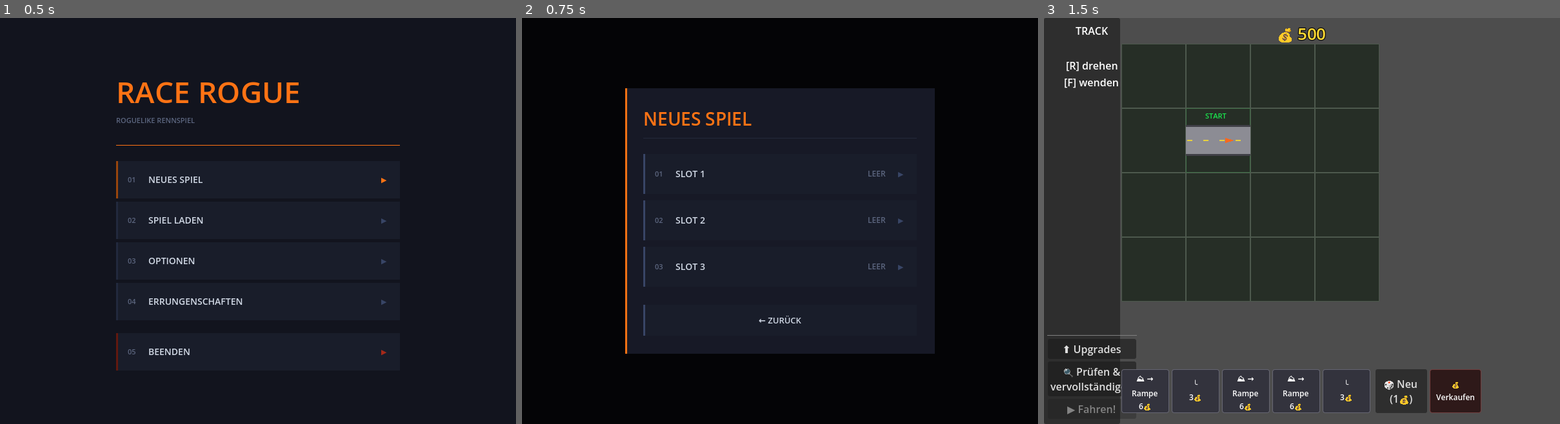
Above: before the commit, frames 1-3 (left to right).
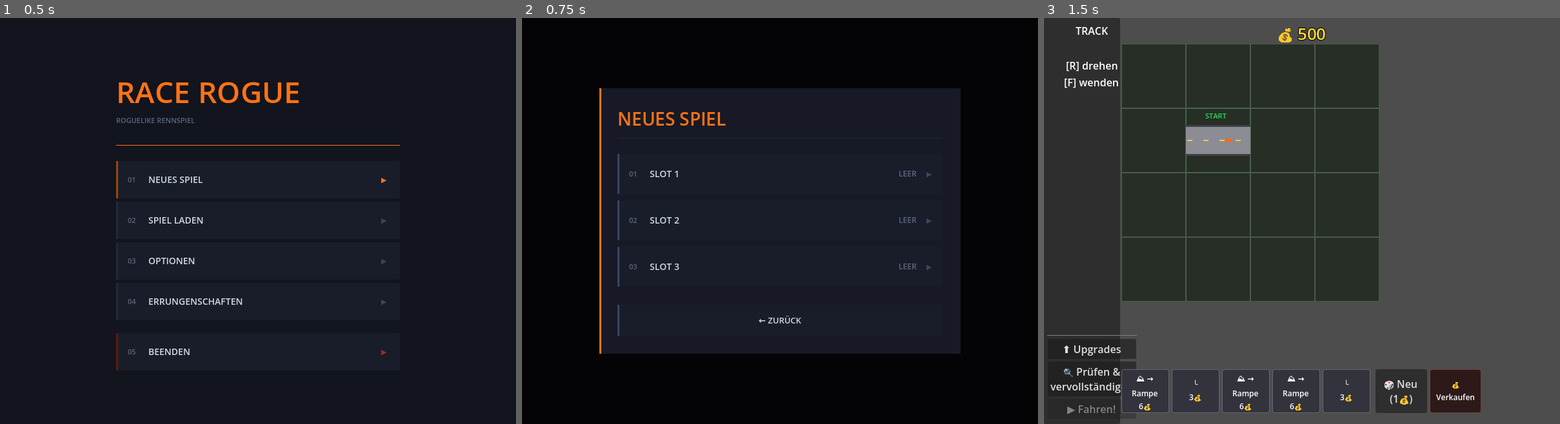
Above: after the commit, the same moments.

Repository: CivoAA/race-game
Game: Godot game, scene res://scenes/MainMenu.tscn
The game is run twice, just before and just after one commit, with the same random seed, the same clock (stepped at 60 frames per second) and the same inputs.
Inputs (mouse positions are in pixels of both pictures, inside the frame that each line leads up to):
- Up to frame 1 (0.5 s): no input
- Up to frame 2 (0.75 s): click (780, 180) at 0.52 s
- Up to frame 3 (1.5 s): click (1302, 172) at 1.27 s

Frame 1 is identical in both runs. In frame 2, 7.8% of the frame differs, in the area x 15-85%, y 17-83%; in frame 3, nothing differs.

Commit message:
fixed ui bugs

Diff:
--- a/scripts/Economy.gd
+++ b/scripts/Economy.gd
@@ -81,6 +81,7 @@
 var upgrade_levels: Dictionary = {}
 var track:          Array      = []   # gespeicherte Strecke (Grid-State ohne Dreck-Tiles)
 var _current_slot:  int        = 0
+var _slot_name:     String     = ""
 
 
 func _ready() -> void:
@@ -111,6 +112,7 @@
 	return {
 		"currency":  int(data.get("currency", 0)),
 		"timestamp": String(data.get("timestamp", "")),
+		"name":      String(data.get("name", "")),
 	}
 
 
@@ -322,6 +324,7 @@
 		"upgrades":  upgrade_levels,
 		"track":     track,
 		"timestamp": Time.get_datetime_string_from_system(false, true),
+		"name":      _slot_name,
 	}))
 	f.close()
 
@@ -348,6 +351,7 @@
 	upgrade_levels = ups.duplicate() if typeof(ups) == TYPE_DICTIONARY else {}
 	var tr         = data.get("track", [])
 	track          = tr if typeof(tr) == TYPE_ARRAY else []
+	_slot_name     = String(data.get("name", ""))
 
 
 func reset_slot(slot: int) -> void:
@@ -355,7 +359,36 @@
 	_currency      = START_CURRENCY
 	upgrade_levels = {}
 	track          = []
+	_slot_name     = ""
 	save_game_to_slot(slot)
+
+
+func rename_slot(slot: int, new_name: String) -> void:
+	if not slot_exists(slot):
+		return
+	var f = FileAccess.open(get_save_path(slot), FileAccess.READ)
+	if f == null:
+		return
+	var data = str_to_var(f.get_as_text())
+	f.close()
+	if typeof(data) != TYPE_DICTIONARY:
+		return
+	data["name"] = new_name
+	var fw = FileAccess.open(get_save_path(slot), FileAccess.WRITE)
+	if fw == null:
+		return
+	fw.store_string(var_to_str(data))
+	fw.close()
+	if slot == _current_slot:
+		_slot_name = new_name
+
+
+func delete_slot(slot: int) -> void:
+	if not slot_exists(slot):
+		return
+	var dir := DirAccess.open("user://")
+	if dir:
+		dir.remove(get_save_path(slot).get_file())
 
 
 func reset() -> void:
--- a/scripts/MainMenu.gd
+++ b/scripts/MainMenu.gd
@@ -1,7 +1,7 @@
 extends Control
 
-const LANGUAGES     = [["Deutsch", "de"], ["English", "en"]]
-const WINDOW_MODES  = ["Fenster", "Rahmenlos", "Vollbild"]
+const LANGUAGES    = [["Deutsch", "de"], ["English", "en"]]
+const WINDOW_MODES = ["Fenster", "Rahmenlos", "Vollbild"]
 
 const C_BG        := Color(0.07, 0.08, 0.12)
 const C_SURFACE   := Color(0.10, 0.115, 0.165)
@@ -20,12 +20,19 @@
 var _achievements_panel: Control
 var _slot_panel:         Control
 var _confirm_modal:      Control
-
-var _slot_is_load     := false
-var _slot_title_lbl:  Label
-var _slot_btns:       Array[Button] = []
-var _slot_info_labels: Array[Label] = []
-var _confirm_slot:    int = 0
+var _rename_modal:       Control
+var _delete_modal:       Control
+
+var _slot_is_load      := false
+var _slot_title_lbl:   Label
+var _slot_btns:        Array[Button] = []
+var _slot_info_labels: Array[Label]  = []
+var _slot_name_labels: Array[Label]  = []
+var _slot_rename_btns: Array[Button] = []
+var _slot_delete_btns: Array[Button] = []
+var _confirm_slot:     int = 0
+var _action_slot:      int = 0
+var _rename_line_edit: LineEdit
 
 var _lang_option:    OptionButton
 var _master_slider:  HSlider
@@ -48,6 +55,8 @@
 	_achievements_panel = _build_achievements_panel()
 	_slot_panel         = _build_slot_panel()
 	_confirm_modal      = _build_confirm_modal()
+	_rename_modal       = _build_rename_modal()
+	_delete_modal       = _build_delete_modal()
 	_show_main()
 	_apply_settings()
 
@@ -96,8 +105,14 @@
 
 	_add_spacer(vbox, 14)
 
-	_add_menu_button(vbox, "01", "Neues Spiel",      C_ACCENT,    func(): _show_slot_panel(false))
-	_add_menu_button(vbox, "02", "Spiel laden",      C_ACCENT_MU, func(): _show_slot_panel(true))
+	var _any_save = Economy.slot_exists(0) or Economy.slot_exists(1) or Economy.slot_exists(2)
+	if _any_save:
+		_add_menu_button(vbox, "01", "Spiel laden",  C_ACCENT,    func(): _show_slot_panel(true))
+		_add_menu_button(vbox, "02", "Neues Spiel",  C_ACCENT_MU, func(): _show_slot_panel(false))
+	else:
+		_add_menu_button(vbox, "01", "Neues Spiel",  C_ACCENT,    func(): _show_slot_panel(false))
+		_add_menu_button(vbox, "02", "Spiel laden",  C_ACCENT_MU, func(): _show_slot_panel(true))
+
 	_add_menu_button(vbox, "03", "Optionen",         C_ACCENT_MU, _show_options)
 	_add_menu_button(vbox, "04", "Errungenschaften", C_ACCENT_MU, _show_achievements)
 	_add_spacer(vbox, 10)
@@ -172,7 +187,7 @@
 	overlay.add_child(center)
 
 	var panel := PanelContainer.new()
-	panel.custom_minimum_size = Vector2(480, 0)
+	panel.custom_minimum_size = Vector2(560, 0)
 	panel.add_theme_stylebox_override("panel", _panel_style())
 	center.add_child(panel)
 
@@ -192,10 +207,12 @@
 
 	_slot_btns.clear()
 	_slot_info_labels.clear()
+	_slot_name_labels.clear()
+	_slot_rename_btns.clear()
+	_slot_delete_btns.clear()
+
 	for i in 3:
-		var btn := _build_slot_button(i)
-		vbox.add_child(btn)
-		_slot_btns.append(btn)
+		vbox.add_child(_build_slot_row(i))
 
 	_add_spacer(vbox, 8)
 	_add_back_button(vbox, _show_main)
@@ -203,12 +220,16 @@
 	return overlay
 
 
-func _build_slot_button(slot: int) -> Button:
+func _build_slot_row(slot: int) -> HBoxContainer:
+	var row := HBoxContainer.new()
+	row.add_theme_constant_override("separation", 4)
+
+	# ── Haupt-Button ──
 	var btn := Button.new()
-	btn.custom_minimum_size = Vector2(424, 62)
+	btn.size_flags_horizontal = Control.SIZE_EXPAND_FILL
+	btn.custom_minimum_size = Vector2(0, 62)
 	btn.focus_mode = Control.FOCUS_NONE
 	btn.mouse_default_cursor_shape = Control.CURSOR_POINTING_HAND
-
 	btn.add_theme_stylebox_override("normal",   _btn_style(C_SURFACE,                 C_ACCENT_MU))
 	btn.add_theme_stylebox_override("hover",    _btn_style(C_SURFACE.lightened(0.05), C_ACCENT))
 	btn.add_theme_stylebox_override("pressed",  _btn_style(C_SURFACE2,                C_ACCENT))
@@ -243,11 +264,11 @@
 	name_lbl.add_theme_color_override("font_color", C_TEXT)
 	name_lbl.mouse_filter = Control.MOUSE_FILTER_IGNORE
 	hbox.add_child(name_lbl)
+	_slot_name_labels.append(name_lbl)
 
 	var info_lbl := Label.new()
 	info_lbl.text = "LEER"
-	info_lbl.name = "InfoLabel"
-	info_lbl.custom_minimum_size = Vector2(130, 0)
+	info_lbl.custom_minimum_size = Vector2(120, 0)
 	info_lbl.horizontal_alignment = HORIZONTAL_ALIGNMENT_RIGHT
 	info_lbl.vertical_alignment = VERTICAL_ALIGNMENT_CENTER
 	info_lbl.add_theme_font_size_override("font_size", 12)
@@ -258,7 +279,7 @@
 
 	var arrow := Label.new()
 	arrow.text = "▶"
-	arrow.custom_minimum_size = Vector2(48, 0)
+	arrow.custom_minimum_size = Vector2(40, 0)
 	arrow.horizontal_alignment = HORIZONTAL_ALIGNMENT_CENTER
 	arrow.vertical_alignment = VERTICAL_ALIGNMENT_CENTER
 	arrow.add_theme_font_size_override("font_size", 11)
@@ -267,6 +288,36 @@
 	hbox.add_child(arrow)
 
 	btn.pressed.connect(func(): _on_slot_selected(slot))
+	row.add_child(btn)
+	_slot_btns.append(btn)
+
+	# ── Umbenennen-Button ──
+	var ren_btn := _build_action_btn("✎", C_ACCENT_MU)
+	ren_btn.pressed.connect(func(): _show_rename_modal(slot))
+	row.add_child(ren_btn)
+	_slot_rename_btns.append(ren_btn)
+
+	# ── Löschen-Button ──
+	var del_btn := _build_action_btn("✕", C_ACCENT_RD)
+	del_btn.pressed.connect(func(): _show_delete_modal(slot))
+	row.add_child(del_btn)
+	_slot_delete_btns.append(del_btn)
+
+	return row
+
+
+func _build_action_btn(icon: String, accent: Color) -> Button:
+	var btn := Button.new()
+	btn.text = icon
+	btn.custom_minimum_size = Vector2(54, 62)
+	btn.focus_mode = Control.FOCUS_NONE
+	btn.mouse_default_cursor_shape = Control.CURSOR_POINTING_HAND
+	btn.add_theme_stylebox_override("normal",  _btn_style(C_SURFACE,                 accent.darkened(0.4)))
+	btn.add_theme_stylebox_override("hover",   _btn_style(C_SURFACE.lightened(0.05), accent))
+	btn.add_theme_stylebox_override("pressed", _btn_style(C_SURFACE2,                accent))
+	btn.add_theme_stylebox_override("focus",   _btn_style(C_SURFACE,                 accent.darkened(0.4)))
+	btn.add_theme_color_override("font_color", C_TEXT)
+	btn.add_theme_font_size_override("font_size", 18)
 	return btn
 
 
@@ -274,26 +325,33 @@
 	_slot_is_load = is_load
 	_hide_all()
 	_slot_panel.visible = true
-
-	if is_load:
-		_slot_title_lbl.text = "SPIEL LADEN"
-	else:
-		_slot_title_lbl.text = "NEUES SPIEL"
-
+	_slot_title_lbl.text = "SPIEL LADEN" if is_load else "NEUES SPIEL"
+	_refresh_slot_rows()
+
+
+func _refresh_slot_rows() -> void:
 	for i in 3:
 		var info = Economy.get_slot_info(i)
-		if info.is_empty():
-			_slot_info_labels[i].text = "LEER"
-			_slot_info_labels[i].add_theme_color_override("font_color", C_TEXT_DIM)
-			_slot_btns[i].disabled = is_load
-		else:
+		var has_data = not info.is_empty()
+
+		if has_data:
+			var custom_name = String(info.get("name", ""))
+			_slot_name_labels[i].text = custom_name.to_upper() if custom_name != "" else "SLOT %d" % (i + 1)
+
 			var ts   = String(info.get("timestamp", ""))
 			var date = ts.substr(0, 10) if ts.length() >= 10 else ts
 			var time = ts.substr(11, 5) if ts.length() >= 16 else ""
 			var disp = "%s %s" % [date, time] if time != "" else date
 			_slot_info_labels[i].text = "%d G  %s" % [int(info.get("currency", 0)), disp]
 			_slot_info_labels[i].add_theme_color_override("font_color", C_ACCENT.darkened(0.1))
-			_slot_btns[i].disabled = false
+		else:
+			_slot_name_labels[i].text = "SLOT %d" % (i + 1)
+			_slot_info_labels[i].text = "LEER"
+			_slot_info_labels[i].add_theme_color_override("font_color", C_TEXT_DIM)
+
+		_slot_btns[i].disabled = _slot_is_load and not has_data
+		_slot_rename_btns[i].visible = has_data
+		_slot_delete_btns[i].visible = has_data
 
 
 func _on_slot_selected(slot: int) -> void:
@@ -308,6 +366,125 @@
 			get_tree().change_scene_to_file(Paths.SCENE_BUILDER)
 
 
+# ── Umbenennen-Modal ──────────────────────────────────────────────────────────
+
+func _build_rename_modal() -> Control:
+	var overlay := _make_overlay()
+	var center := CenterContainer.new()
+	center.set_anchors_preset(Control.PRESET_FULL_RECT)
+	overlay.add_child(center)
+
+	var panel := PanelContainer.new()
+	panel.custom_minimum_size = Vector2(420, 0)
+	panel.add_theme_stylebox_override("panel", _panel_style())
+	center.add_child(panel)
+
+	var vbox := VBoxContainer.new()
+	vbox.add_theme_constant_override("separation", 12)
+	panel.add_child(vbox)
+
+	_add_panel_title(vbox, "UMBENENNEN")
+	_add_hline(vbox)
+	_add_spacer(vbox, 2)
+
+	_rename_line_edit = LineEdit.new()
+	_rename_line_edit.placeholder_text = "Name eingeben..."
+	_rename_line_edit.custom_minimum_size = Vector2(0, 48)
+	_rename_line_edit.add_theme_color_override("font_color", C_TEXT)
+	_rename_line_edit.add_theme_color_override("font_placeholder_color", C_TEXT_DIM)
+	_rename_line_edit.add_theme_font_size_override("font_size", 15)
+
+	var le_style := StyleBoxFlat.new()
+	le_style.bg_color = C_SURFACE
+	le_style.border_width_left = 2
+	le_style.border_color = C_ACCENT_MU
+	le_style.content_margin_left   = 10
+	le_style.content_margin_right  = 10
+	le_style.content_margin_top    = 4
+	le_style.content_margin_bottom = 4
+	var le_focus := le_style.duplicate() as StyleBoxFlat
+	le_focus.border_color = C_ACCENT
+	_rename_line_edit.add_theme_stylebox_override("normal", le_style)
+	_rename_line_edit.add_theme_stylebox_override("focus",  le_focus)
+	_rename_line_edit.text_submitted.connect(func(_t): _confirm_rename())
+	vbox.add_child(_rename_line_edit)
+
+	_add_spacer(vbox, 4)
+	_add_menu_button(vbox, "→", "Speichern",  C_ACCENT,    _confirm_rename)
+	_add_menu_button(vbox, "←", "Abbrechen",  C_ACCENT_MU, func():
+		_hide_all()
+		_slot_panel.visible = true
+	)
+
+	return overlay
+
+
+func _show_rename_modal(slot: int) -> void:
+	_action_slot = slot
+	var info = Economy.get_slot_info(slot)
+	_rename_line_edit.text = String(info.get("name", ""))
+	_rename_line_edit.grab_focus()
+	_hide_all()
+	_rename_modal.visible = true
+
+
+func _confirm_rename() -> void:
+	var new_name = _rename_line_edit.text.strip_edges()
+	Economy.rename_slot(_action_slot, new_name)
+	_hide_all()
+	_slot_panel.visible = true
+	_refresh_slot_rows()
+
+
+# ── Löschen-Modal ─────────────────────────────────────────────────────────────
+
+func _build_delete_modal() -> Control:
+	var overlay := _make_overlay()
+	var center := CenterContainer.new()
+	center.set_anchors_preset(Control.PRESET_FULL_RECT)
+	overlay.add_child(center)
+
+	var panel := PanelContainer.new()
+	panel.custom_minimum_size = Vector2(420, 0)
+	panel.add_theme_stylebox_override("panel", _panel_style())
+	center.add_child(panel)
+
+	var vbox := VBoxContainer.new()
+	vbox.add_theme_constant_override("separation", 12)
+	panel.add_child(vbox)
+
+	_add_panel_title(vbox, "LÖSCHEN?")
+	_add_hline(vbox)
+
+	var text_lbl := Label.new()
+	text_lbl.text = "Dieser Spielstand wird\nunwiderruflich gelöscht."
+	text_lbl.add_theme_color_override("font_color", C_TEXT)
+	text_lbl.add_theme_font_size_override("font_size", 13)
+	vbox.add_child(text_lbl)
+
+	_add_spacer(vbox, 4)
+	_add_menu_button(vbox, "→", "Löschen",   C_ACCENT_RD, _confirm_delete)
+	_add_menu_button(vbox, "←", "Abbrechen", C_ACCENT_MU, func():
+		_hide_all()
+		_slot_panel.visible = true
+	)
+
+	return overlay
+
+
+func _show_delete_modal(slot: int) -> void:
+	_action_slot = slot
+	_hide_all()
+	_delete_modal.visible = true
+
+
+func _confirm_delete() -> void:
+	Economy.delete_slot(_action_slot)
+	_hide_all()
+	_slot_panel.visible = true
+	_refresh_slot_rows()
+
+
 # ── Bestätigungs-Modal (Spielstand überschreiben) ─────────────────────────────
 
 func _build_confirm_modal() -> Control:
@@ -335,7 +512,6 @@
 	vbox.add_child(text_lbl)
 
 	_add_spacer(vbox, 6)
-
 	_add_menu_button(vbox, "→", "Neu starten", C_ACCENT_RD, func():
 		Economy.reset_slot(_confirm_slot)
 		get_tree().change_scene_to_file(Paths.SCENE_BUILDER)
@@ -668,6 +844,8 @@
 	_achievements_panel.visible = false
 	_slot_panel.visible         = false
 	_confirm_modal.visible      = false
+	_rename_modal.visible       = false
+	_delete_modal.visible       = false
 
 
 func _show_main() -> void:
